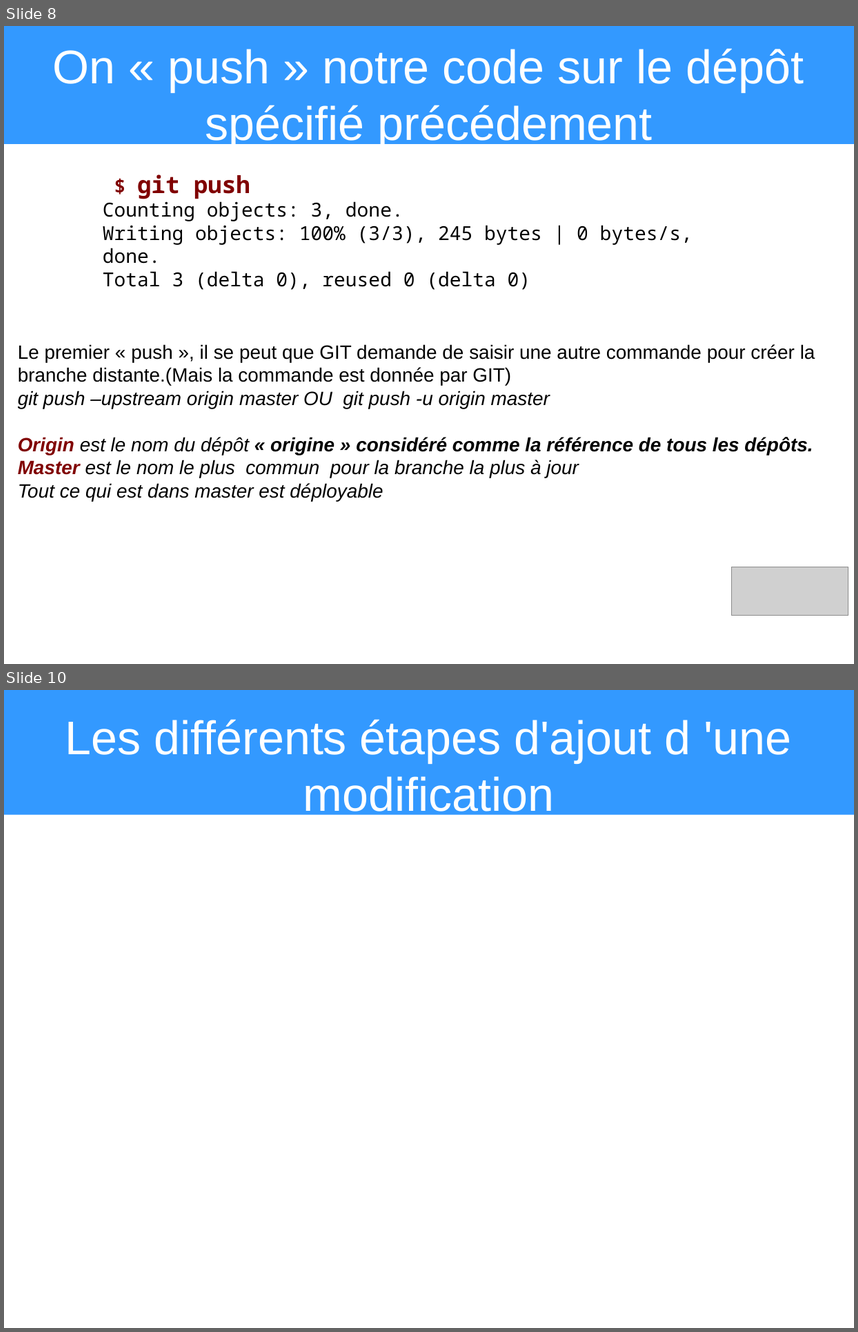
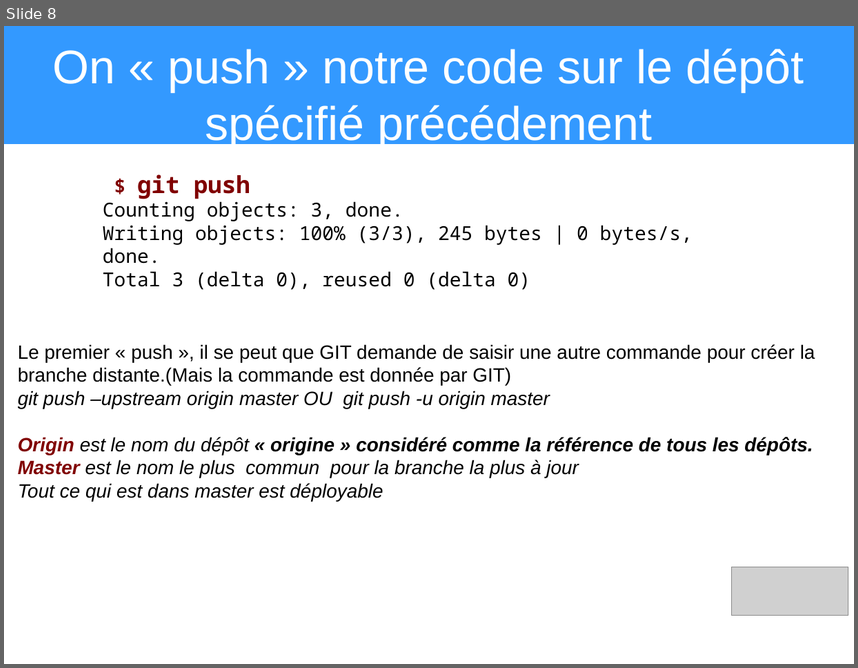
Before and after one commit to heylve/current, a slide deck: Presentations/git_explained.odp. Shown one above the other, each under a label of ours: slides 8 and 10 before the commit, slide 8 after it; the slides between them are not shown. The pictures are 858x1332 and 858x668 pixels, drawn with LibreOffice and Linux fonts; fonts in the diff are those of the drawing; grey boxes stand for pictures. Boxes give left, top, right and bottom in pixels: in the first picture for what was removed or moved away, otherwise in the second. Text is boxed around its words. In the diff, an @@ line names an element or a change of style, - is before the commit and + after.

```diff
--- a/Presentations/git_explained.odp
+++ b/Presentations/git_explained.odp
@@ slide 10 removed at (4, 690, 854, 1328), background #FFFFFF @@
@@ title removed at (4, 690, 854, 815) @@
-Les différents étapes d'ajout d 'une modification
```
Also in this commit, not shown: 2 slides changed, 7 slides added, 7 other slides removed.
